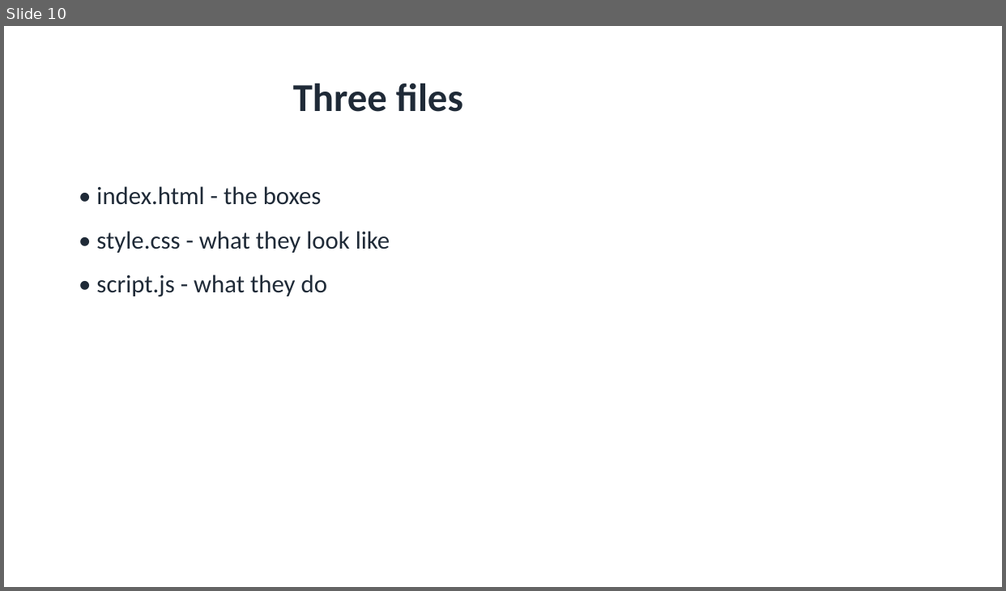
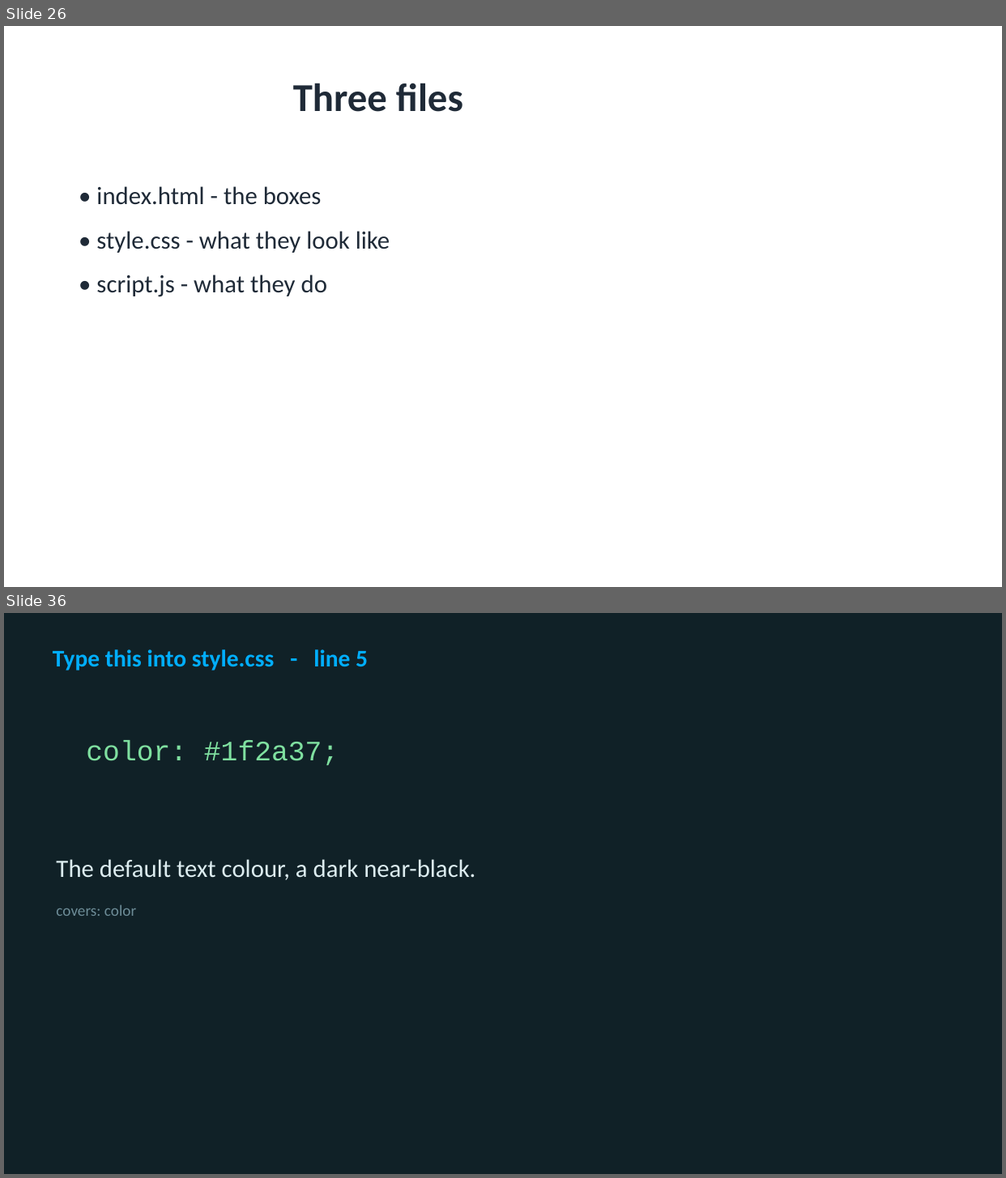
Before and after one commit to utgapps/utgapps.github.io, a slide deck: ai101/slides/week-01.pptx. Shown one above the other, each under a label of ours: slide 10 before the commit, slides 26 and 36 after it; the slides between them are not shown. The pictures are 1006x591 and 1006x1178 pixels, drawn with LibreOffice and Linux fonts; fonts in the diff are those of the drawing. Boxes give left, top, right and bottom in pixels: in the first picture for what was removed or moved away, otherwise in the second. Text is boxed around its words. In the diff, an @@ line names an element or a change of style, - is before the commit and + after.

```diff
--- a/ai101/slides/week-01.pptx
+++ b/ai101/slides/week-01.pptx
@@ slide 36 added at [4,613,1002,1174], background #102127 @@
@@ text added at [53,649,368,671], 23 pt, text #01AEFD, bold @@
+Type this into style.css - line 5
@@ text added at [86,740,339,765], 27 pt, text #7FE0A0 @@
+color: #1f2a37;
@@ text added at [56,859,475,916], 24 pt, text #DCECEF @@
+The default text colour, a dark near-black.
+covers: color
@@ what was slide 10 is now slide 26 @@
```
Also in this commit, not shown: 1 slide changed, 82 other slides added, 10 slides removed, 32 other files.
